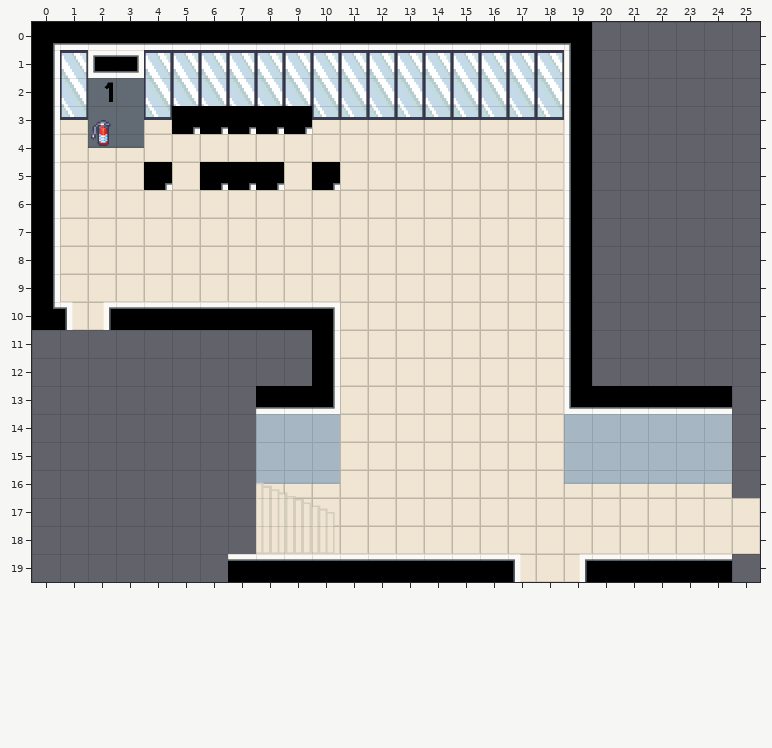
Tiled map -- LCB_Map/data/maps/annexe_1.tmx. Above: the version before the commit.
Cells are 64x64 px. Shown: x 0..25, y 0..19.
The result:
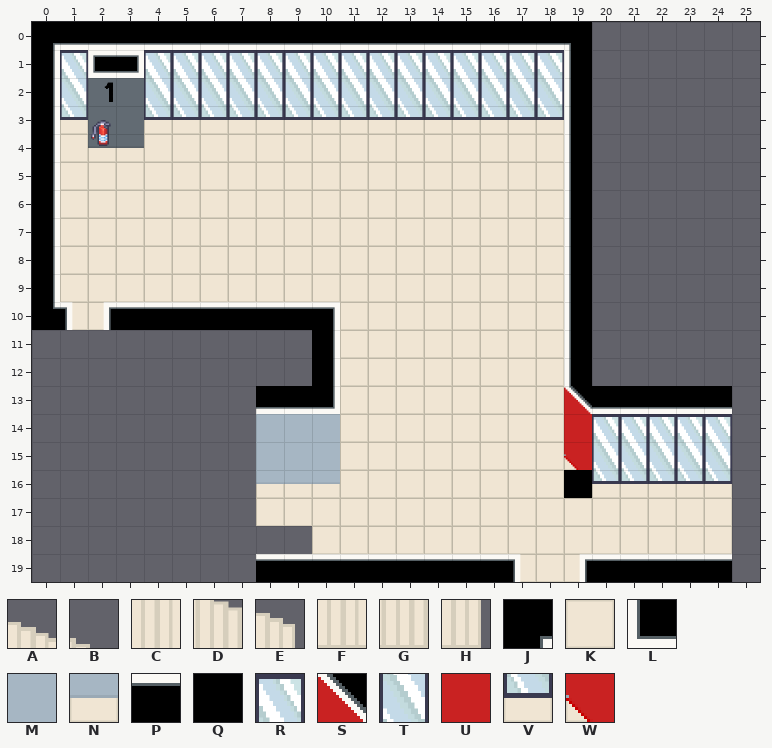
Key: from "LCB_furnishing": A 719, B 720, C 738, D 739, E 740, F 757, G 758, H 759; from "LCB_indoor": J 10, K 24, L 63, M 1032, N 1082, P 1132, Q 1150, R 1177, S 1178, T 1202, U 1203, V 1227, W 1228.
_ is an empty cell, . an unchanged one.
The exact change:
--- layer "Floor"
@@ x 7..25 @@
-13 ............L......
-14 ............MMMMMM.
-15 ............MMMMMM.
-16 ............NNNNNN.
-17 ..................K
-18 ..................K
-19 P..................
+13 ............S......
+14 ............URRRRR.
+15 ............WTTTTT.
+16 ............QVVVVV.
+17 .................._
+18 .................._
+19 _..................
--- layer "Furnishing"
@@ x 5..9 @@
- 3 JJJJJ
+ 3 _____
@@ x 4..10 @@
- 5 J.JJJ.J
+ 5 _.___._
@@ x 8..10 @@
-16 AB.
-17 CDE
-18 FGH
+16 __.
+17 ___
+18 ___
Where, in picture pixels (left, top, right, bottom), the same in both pictures:
removed: (172, 106, 312, 134)
removed: (144, 162, 172, 190)
removed: (200, 162, 284, 190)
removed: (312, 162, 340, 190)
changed: (564, 386, 760, 554)
removed: (228, 482, 335, 582)
